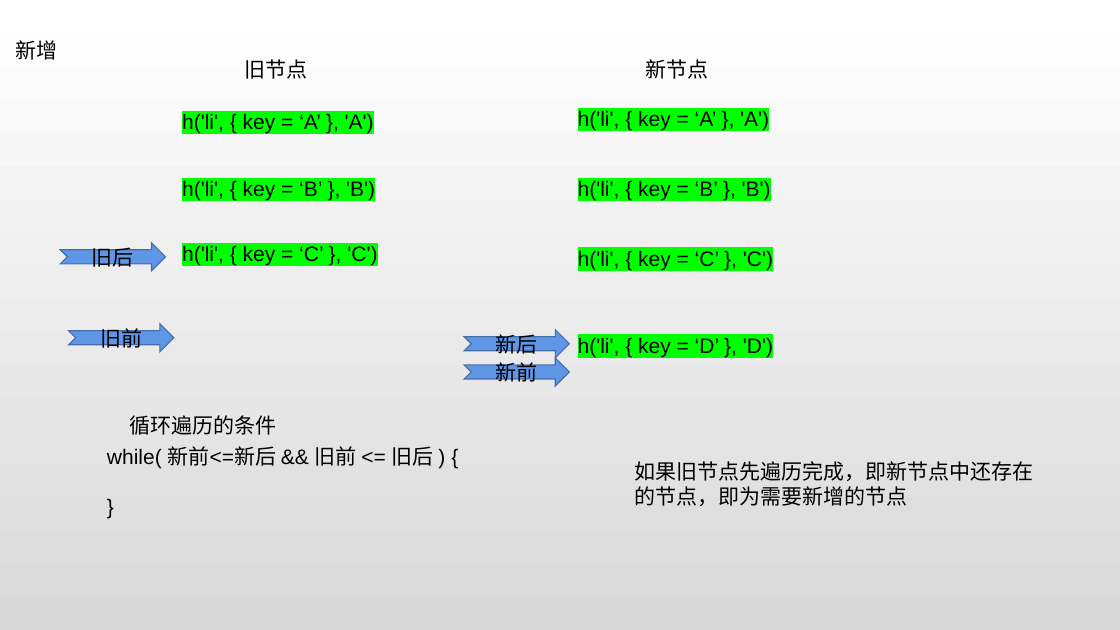
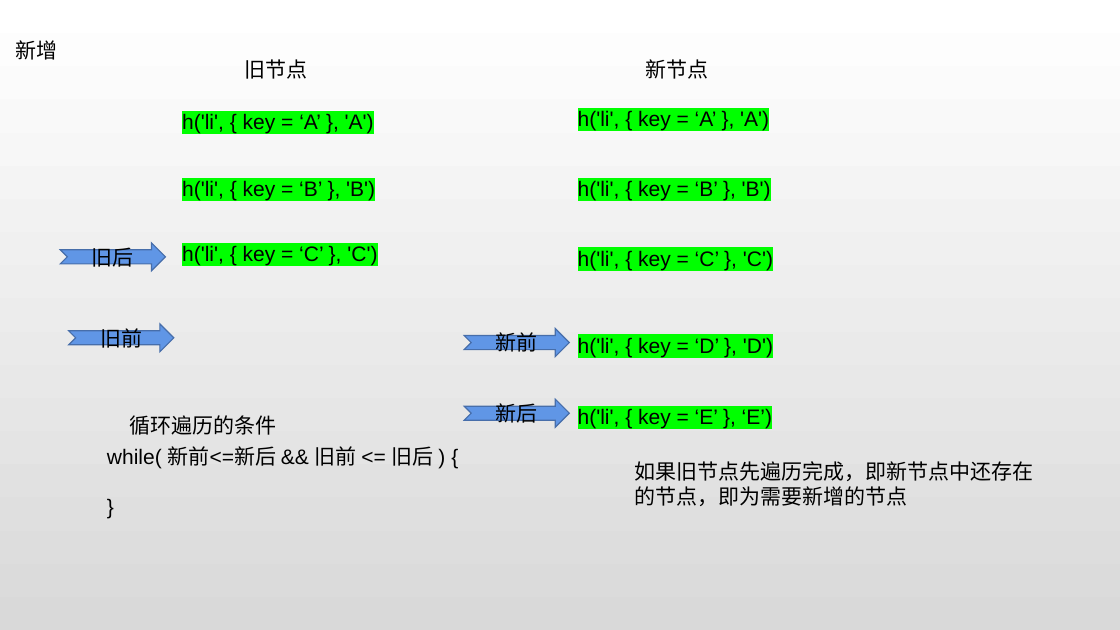
Before and after one commit to 1228xinyu/myWork, a slide deck: slide 1 of vue/vDom/diff算法.pptx. Drawn at 1120x630 pixels with LibreOffice and Linux fonts; fonts in the diff are those of the drawing. Boxes give left, top, right and bottom in pixels: in the first picture for what was removed or moved away, otherwise in the second. Text is boxed around its words. In the diff, an @@ line names an element or a change of style, - is before the commit and + after.

```diff
--- a/vue/vDom/diff算法.pptx
+++ b/vue/vDom/diff算法.pptx
@@ notched right arrow "新前": place and size @@
-notched right arrow "新前" at <box>465,358,570,386</box>
+notched right arrow "新前" at <box>465,329,570,356</box>
@@ notched right arrow "新后": place and size @@
-notched right arrow "新后" at <box>465,330,570,358</box>
+notched right arrow "新后" at <box>465,399,570,427</box>
@@ text added at <box>578,408,772,429</box>, 18 pt, text #000000 @@
+h('li', { key = ‘E’ }, ‘E’)
```
Also in this commit, not shown: 1 other slide changed, 13 other files.
